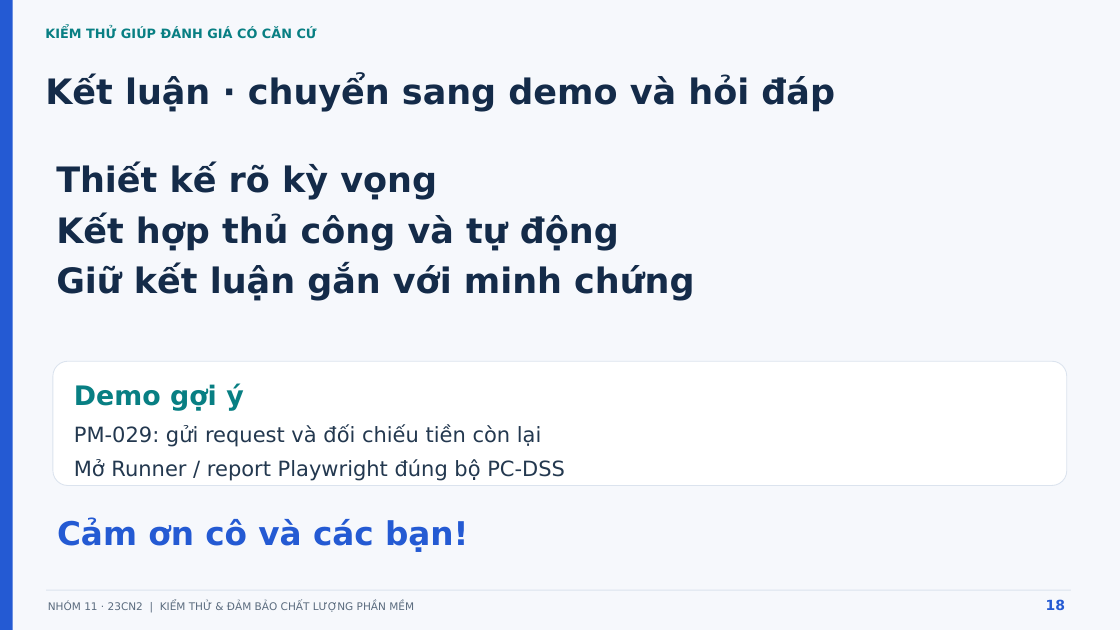
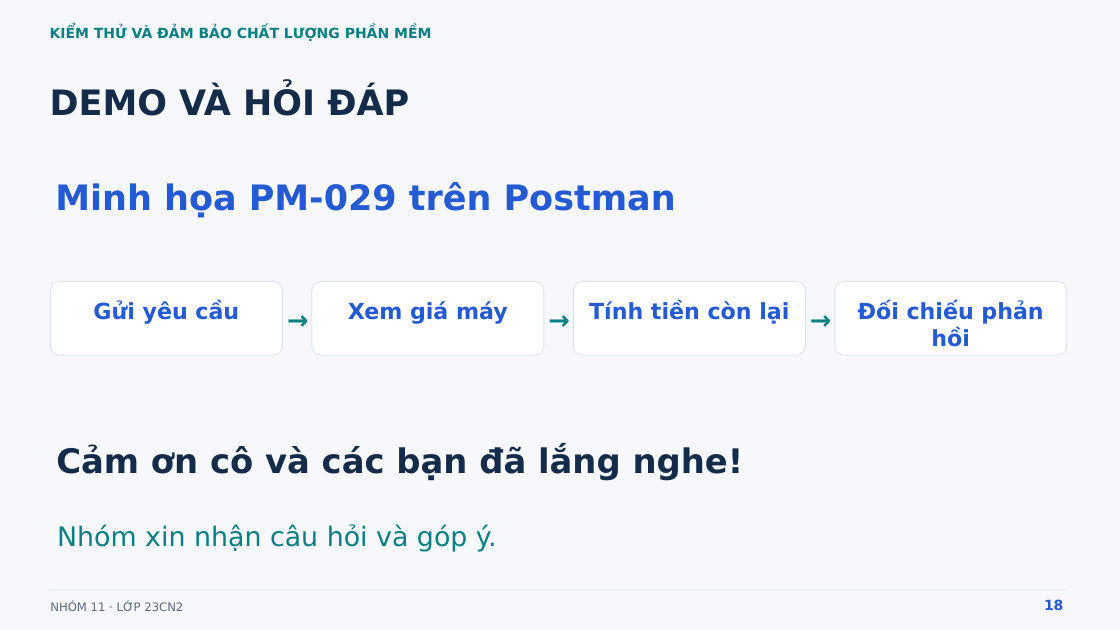
Before and after one commit to cudung12341qaz-beep/PC-DSS, a slide deck: slide 18 of docs/presentations/nhom-11-23cn2/Nhom_11_23CN2_Kiem_thu_PC_DSS.pptx. Drawn at 1120x630 pixels with LibreOffice and Linux fonts; fonts in the diff are those of the drawing. Boxes give left, top, right and bottom in pixels: in the first picture for what was removed or moved away, otherwise in the second. Text is boxed around its words. In the diff, an @@ line names an element or a change of style, - is before the commit and + after.

```diff
--- a/docs/presentations/nhom-11-23cn2/Nhom_11_23CN2_Kiem_thu_PC_DSS.pptx
+++ b/docs/presentations/nhom-11-23cn2/Nhom_11_23CN2_Kiem_thu_PC_DSS.pptx
@@ rectangle removed at (x1=0, y1=0, x2=13, y2=630) @@
@@ text removed at (x1=45, y1=28, x2=317, y2=38) @@
-KIỂM THỬ GIÚP ĐÁNH GIÁ CÓ CĂN CỨ
@@ text at (x1=50, y1=26, x2=431, y2=41): text changed; size 9 to 12 pt; text colour #5A6B7E to #087F83; bold on @@
-NHÓM 11 · 23CN2 | KIỂM THỬ & ĐẢM BẢO CHẤT LƯỢNG PHẦN MỀM
+KIỂM THỬ VÀ ĐẢM BẢO CHẤT LƯỢNG PHẦN MỀM
@@ text at (x1=50, y1=89, x2=409, y2=116): text changed @@
-Kết luận · chuyển sang demo và hỏi đáp
+DEMO VÀ HỎI ĐÁP
@@ text removed at (x1=56, y1=164, x2=694, y2=301) @@
-Thiết kế rõ kỳ vọng
-Kết hợp thủ công và tự động
-Giữ kết luận gắn với minh chứng
@@ text added at (x1=55, y1=182, x2=676, y2=218), 30 pt, text #245AD3, bold @@
+Minh họa PM-029 trên Postman
@@ rounded rectangle added at (x1=50, y1=281, x2=282, y2=355), fill #FFFFFF, outline #DBE3EE 0.75 pt @@
@@ rounded rectangle added at (x1=312, y1=281, x2=544, y2=355), fill #FFFFFF, outline #DBE3EE 0.75 pt @@
@@ rounded rectangle added at (x1=574, y1=281, x2=806, y2=355), fill #FFFFFF, outline #DBE3EE 0.75 pt @@
@@ rounded rectangle added at (x1=835, y1=281, x2=1067, y2=355), fill #FFFFFF, outline #DBE3EE 0.75 pt @@
@@ text added at (x1=93, y1=301, x2=239, y2=324), 19 pt, text #245AD3, bold @@
+Gửi yêu cầu
@@ text added at (x1=286, y1=302, x2=311, y2=336), 22 pt, text #087F83, bold @@
+→
@@ text added at (x1=348, y1=301, x2=508, y2=324), 19 pt, text #245AD3, bold @@
+Xem giá máy
@@ text added at (x1=547, y1=302, x2=572, y2=336), 22 pt, text #087F83, bold @@
+→
@@ text added at (x1=589, y1=301, x2=789, y2=324), 19 pt, text #245AD3, bold @@
+Tính tiền còn lại
@@ text added at (x1=808, y1=302, x2=833, y2=336), 22 pt, text #087F83, bold @@
+→
@@ text added at (x1=858, y1=301, x2=1043, y2=347), 19 pt, text #245AD3, bold @@
+Đối chiếu phản hồi
@@ rounded rectangle removed at (x1=53, y1=361, x2=1067, y2=486) @@
@@ text removed at (x1=74, y1=384, x2=243, y2=411) @@
-Demo gợi ý
@@ text at (x1=56, y1=445, x2=744, y2=480): text changed; size 28 to 29 pt; text colour #245AD3 to #142B49 @@
-Cảm ơn cô và các bạn!
+Cảm ơn cô và các bạn đã lắng nghe!
@@ text removed at (x1=74, y1=425, x2=565, y2=481) @@
-PM-029: gửi request và đối chiếu tiền còn lại
-Mở Runner / report Playwright đúng bộ PC-DSS
@@ text added at (x1=57, y1=525, x2=497, y2=552), 23 pt, text #087F83 @@
+Nhóm xin nhận câu hỏi và góp ý.
@@ rectangle resized from (x1=46, y1=590, x2=1071, y2=591) to (x1=49, y1=590, x2=1065, y2=591) @@
@@ text added at (x1=50, y1=602, x2=183, y2=611), 10 pt, text #5A6B7E @@
+NHÓM 11 · LỚP 23CN2
```
Also in this commit, not shown: 1 other slide changed, 16 slides added, 16 slides removed, 1 other file.
